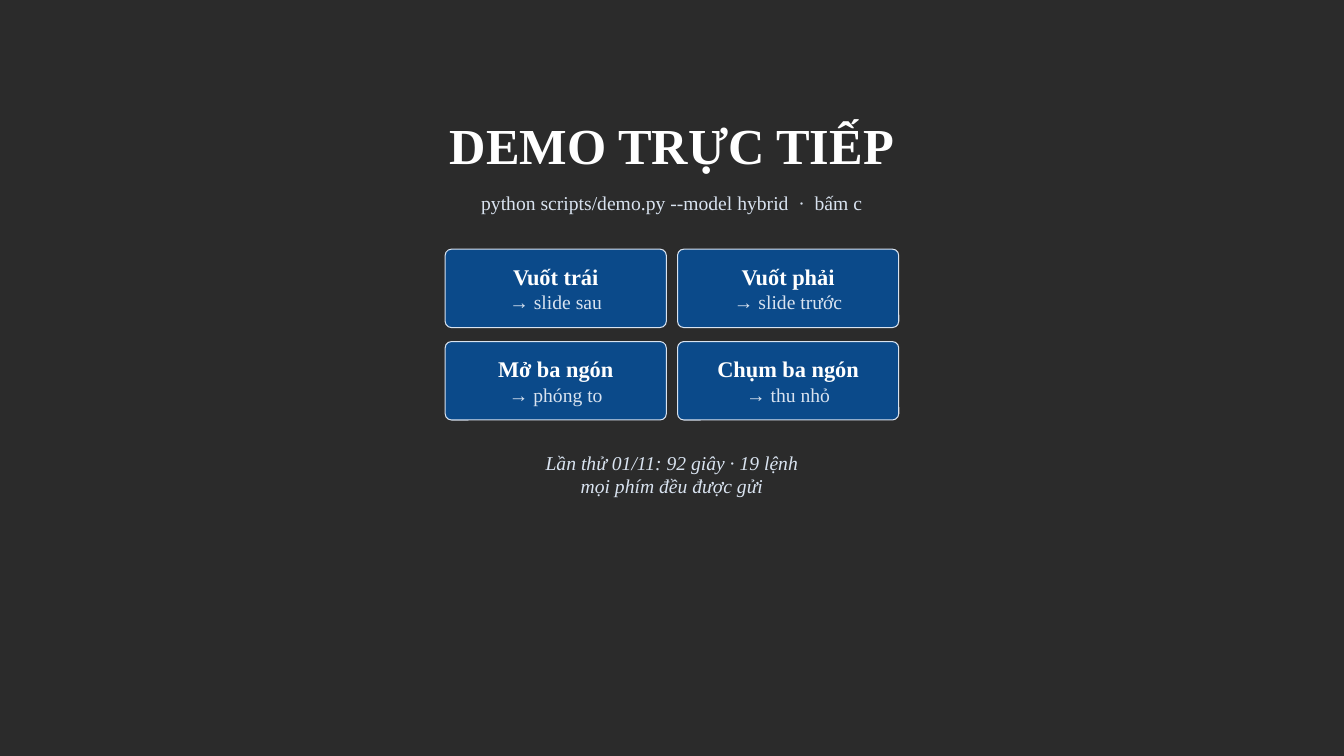
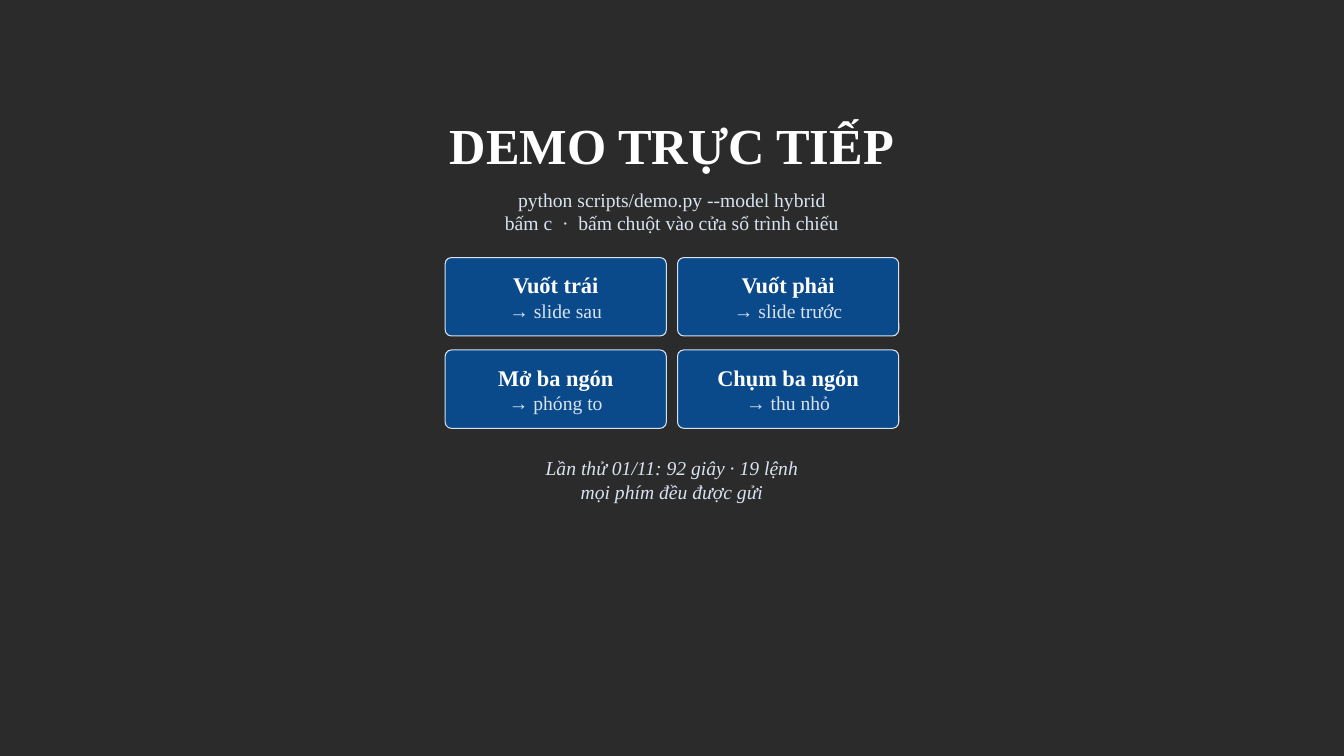
Before and after one commit to tienlamict/cv-action-recognition, a slide deck: slide 14 of docs/thuyet-trinh-phase-8-10.pptx (slide 11 before the commit). Drawn at 1344x756 pixels with LibreOffice and Linux fonts; fonts in the diff are those of the drawing; background and template pictures are left out; a plain dark background stands for a picture behind light text. Boxes give left, top, right and bottom in pixels: in the first picture for what was removed or moved away, otherwise in the second. Text is boxed around its words. In the diff, an @@ line names an element or a change of style, - is before the commit and + after.

```diff
--- a/docs/thuyet-trinh-phase-8-10.pptx
+++ b/docs/thuyet-trinh-phase-8-10.pptx
@@ text at [505, 193, 838, 233]: text changed @@
-python scripts/demo.py --model hybrid · bấm c
+python scripts/demo.py --model hybrid
+bấm c · bấm chuột vào cửa sổ trình chiếu
@@ 4 rounded rectangles: place and size @@
-4 rounded rectangles at [446, 249, 898, 420]
+4 rounded rectangles at [446, 258, 898, 429]
@@ text "Lần thử 01/11: 92 giây ...": place and size @@
-text "Lần thử 01/11: 92 giây ..." at [546, 456, 798, 497]
+text "Lần thử 01/11: 92 giây ..." at [546, 461, 798, 503]
```
Also in this commit, not shown: 2 other slides changed, 14 slides added, 10 slides removed, 5 other files.
